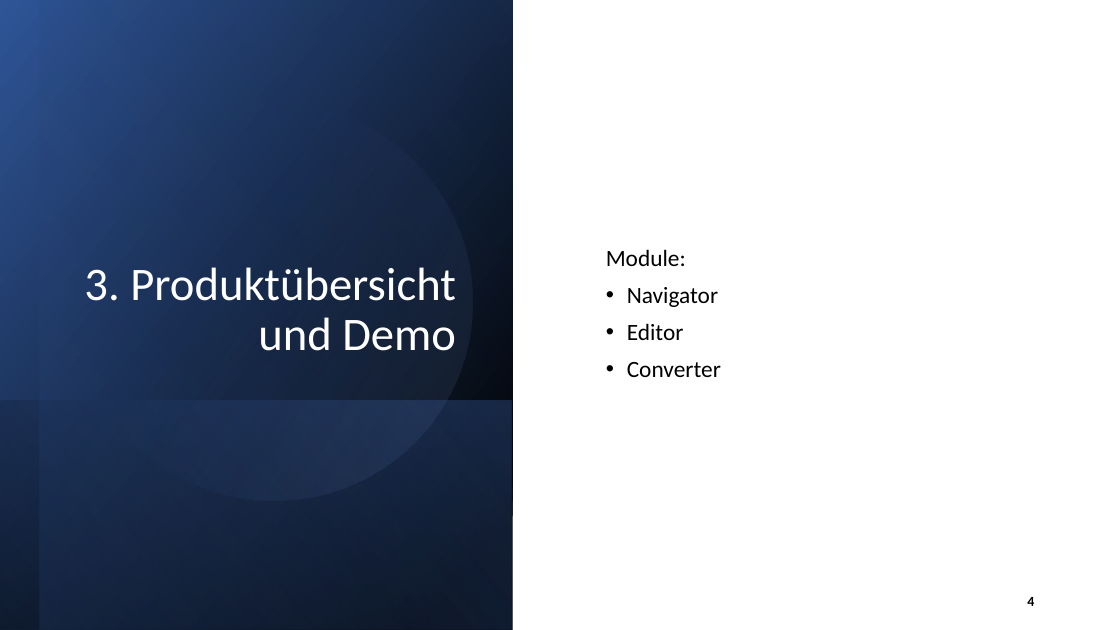
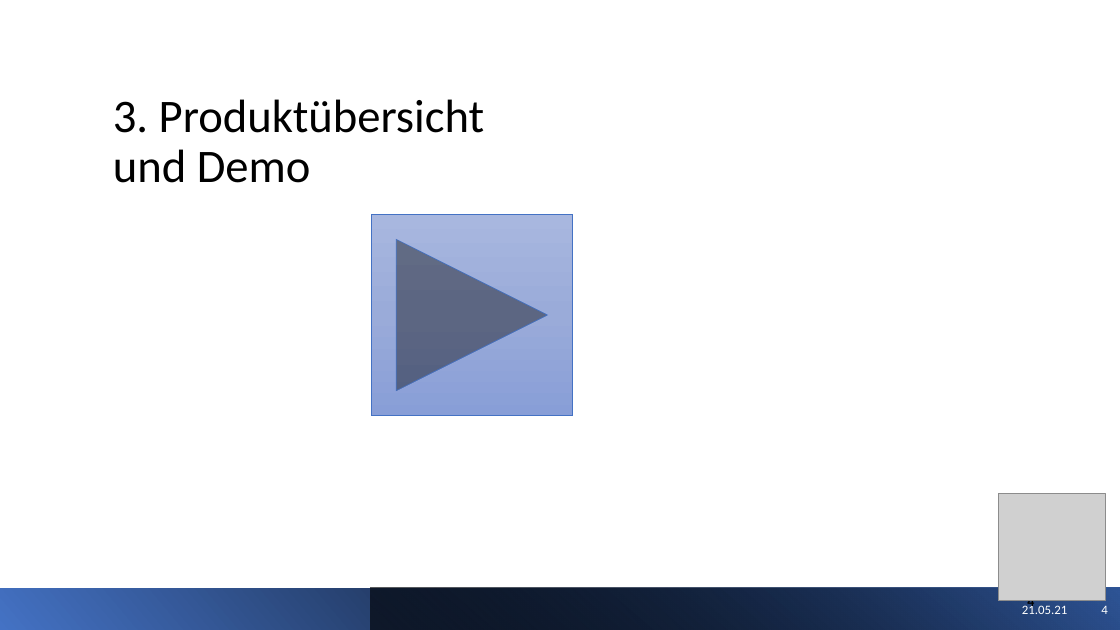
Before and after one commit to elian15122000/TINF19C-PLCOpen-Editor, a slide deck: slide 5 of PROJECT/TINF19C_4.SemesterPräsentation_Team_1_2v0.pptx. Drawn at 1120x630 pixels with LibreOffice and Linux fonts; fonts in the diff are those of the drawing; grey boxes stand for pictures. Boxes give left, top, right and bottom in pixels: in the first picture for what was removed or moved away, otherwise in the second. Text is boxed around its words. In the diff, an @@ line names an element or a change of style, - is before the commit and + after.

```diff
--- a/PROJECT/TINF19C_4.SemesterPräsentation_Team_1_2v0.pptx
+++ b/PROJECT/TINF19C_4.SemesterPräsentation_Team_1_2v0.pptx
@@ rectangle removed at <box>0,0,513,630</box> @@
@@ rectangle removed at <box>40,0,513,630</box> @@
@@ title "3. Produktübersicht und Demo": place and size @@
-title "3. Produktübersicht und Demo" at <box>84,267,456,351</box>
+title "3. Produktübersicht und Demo" at <box>113,99,485,183</box>
@@ title "3. Produktübersicht und Demo" at <box>113,99,485,183</box>: text colour #FFFFFF to #000000; alignment right to left @@
@@ ellipse removed at <box>40,68,508,536</box> @@
@@ action button forward next added at <box>371,214,573,416</box>, fill gradient #A8B7DF to #9AABD9 to #889ED7, outline #4472C4 0.5 pt @@
@@ text removed at <box>606,249,721,377</box> @@
-Module:
-• Navigator
-• Editor
-• Converter
@@ rectangle removed at <box>0,400,512,630</box> @@
@@ picture added at <box>998,494,1105,601</box> @@
@@ rectangle added at <box>0,588,1120,630</box>, fill gradient #4472C4 to #000000 @@
@@ rectangle added at <box>371,588,1120,630</box>, fill gradient #000000 to #2F5597 @@
@@ page number at <box>1027,594,1034,610</box>: more space between paragraphs @@
@@ text added at <box>1022,604,1068,614</box>, 11 pt, text #FFFFFF @@
+21.05.21
@@ page number added at <box>1101,606,1107,614</box>, 11 pt, text #FFFFFF @@
+4
```
Also in this commit, not shown: 10 other slides changed, 4 slides added.
